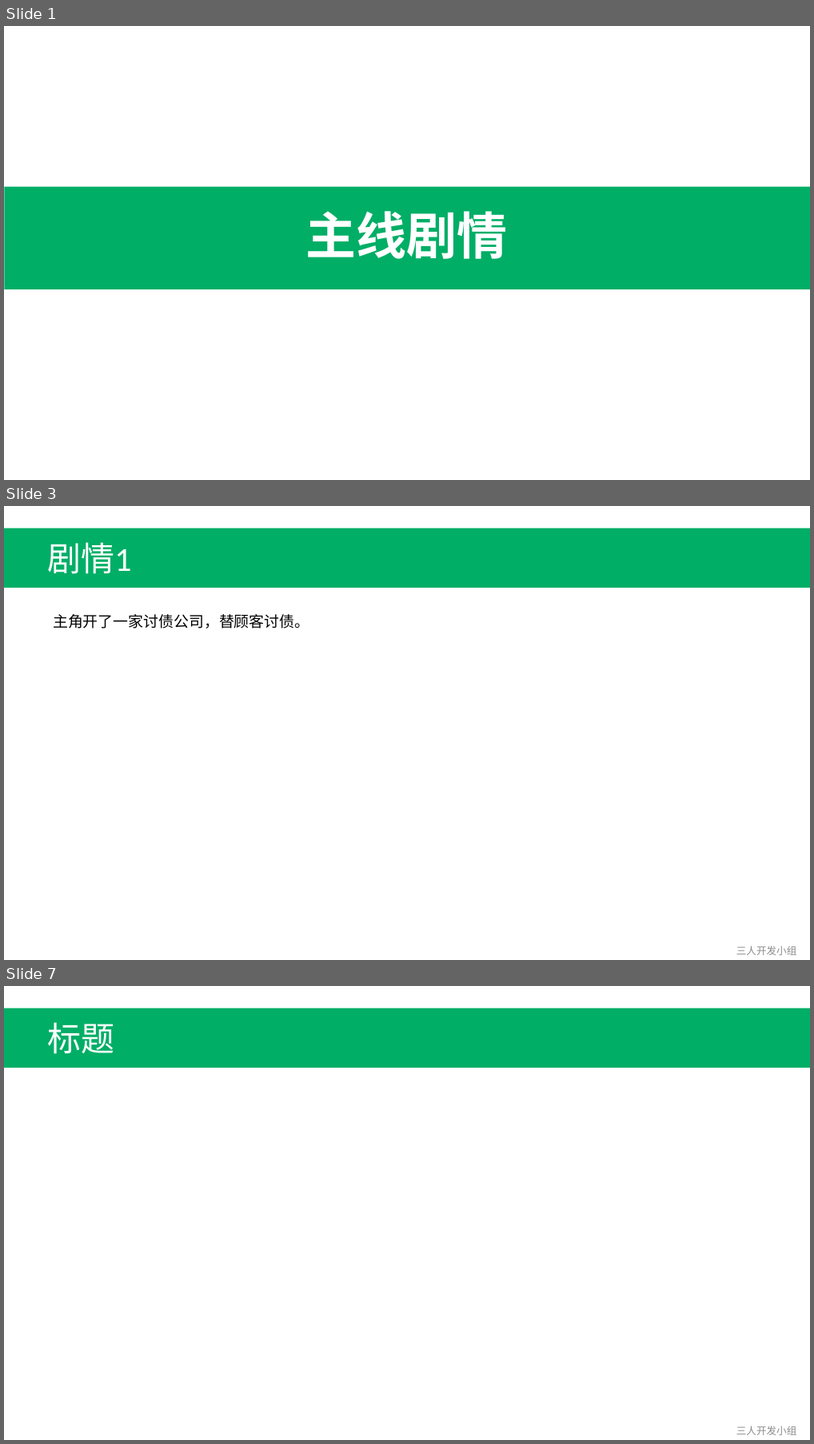
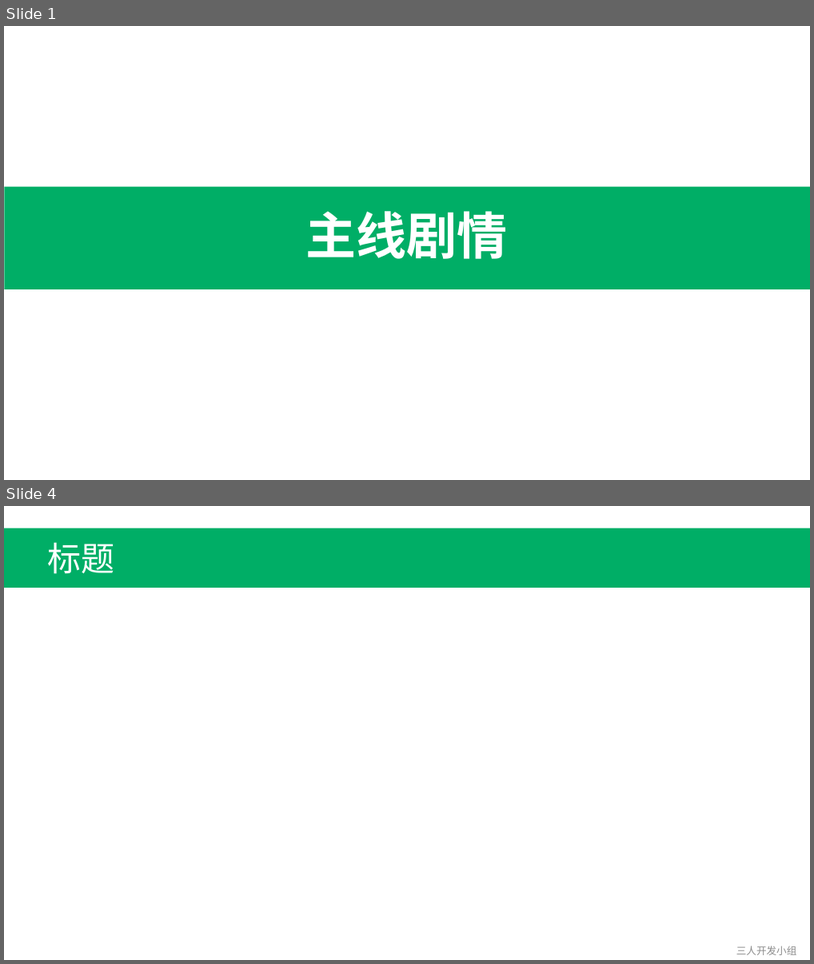
Before and after one commit to Fordebt/Give-me-my-money, a slide deck: 主线剧情.pptx. Shown one above the other, each under a label of ours: slides 1, 3 and 7 before the commit, slides 1 and 4 after it; the slides between them are not shown. The pictures are 814x1444 and 814x964 pixels, drawn with LibreOffice and Linux fonts; fonts in the diff are those of the drawing. Boxes give left, top, right and bottom in pixels: in the first picture for what was removed or moved away, otherwise in the second. Text is boxed around its words. In the diff, an @@ line names an element or a change of style, - is before the commit and + after.

```diff
--- a/主线剧情.pptx
+++ b/主线剧情.pptx
@@ slide 3 removed at <box>4,506,810,960</box>, background #FFFFFF @@
@@ rectangle removed at <box>4,528,810,587</box> @@
@@ text removed at <box>48,542,132,574</box> @@
-剧情1
@@ text removed at <box>53,614,310,628</box> @@
-主角开了一家讨债公司，替顾客讨债。
@@ text removed at <box>737,945,798,955</box> @@
-三人开发小组
@@ what was slide 7 is now slide 4 @@
```
Also in this commit, not shown: 2 slides changed, 2 other slides removed, 6 other files.
